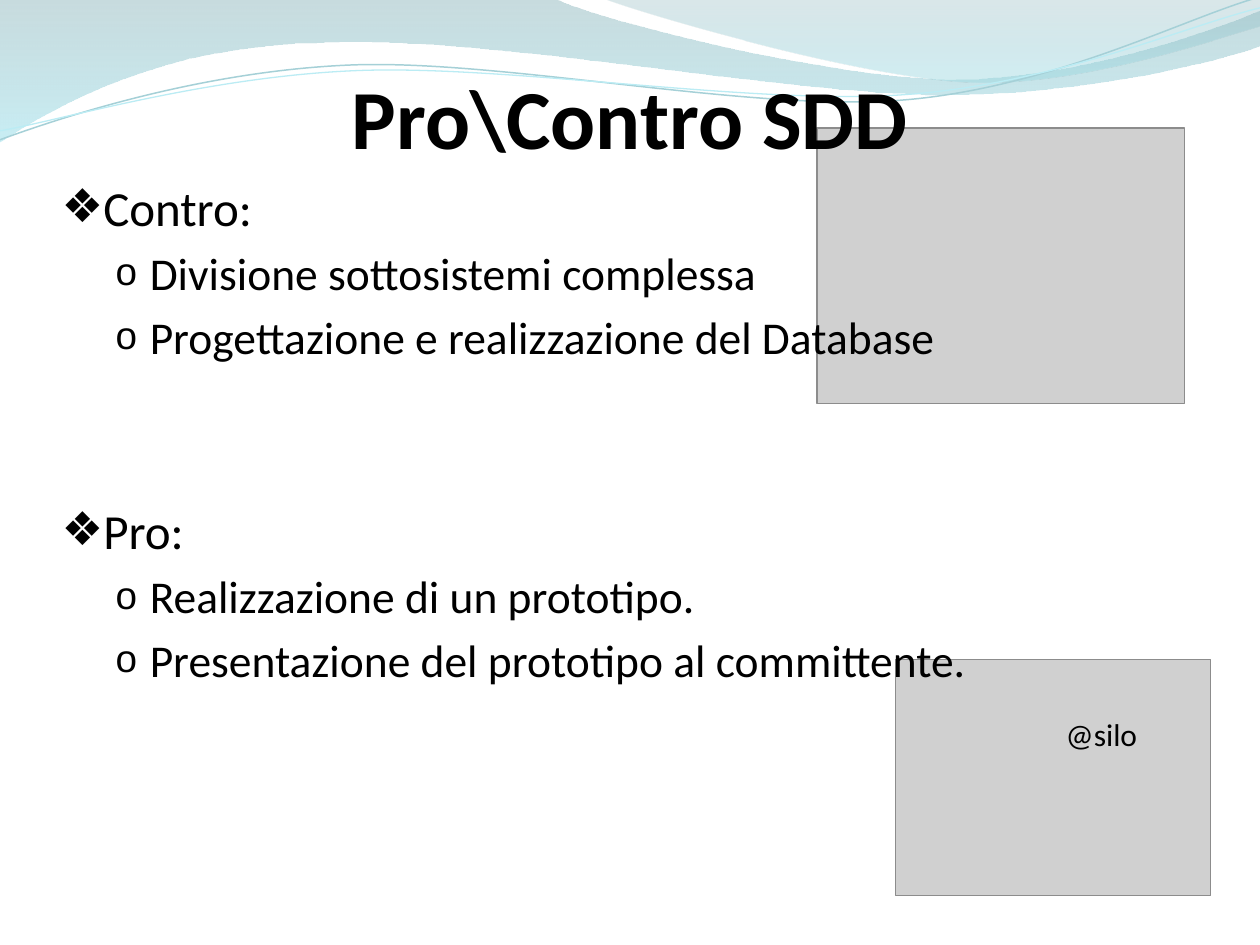
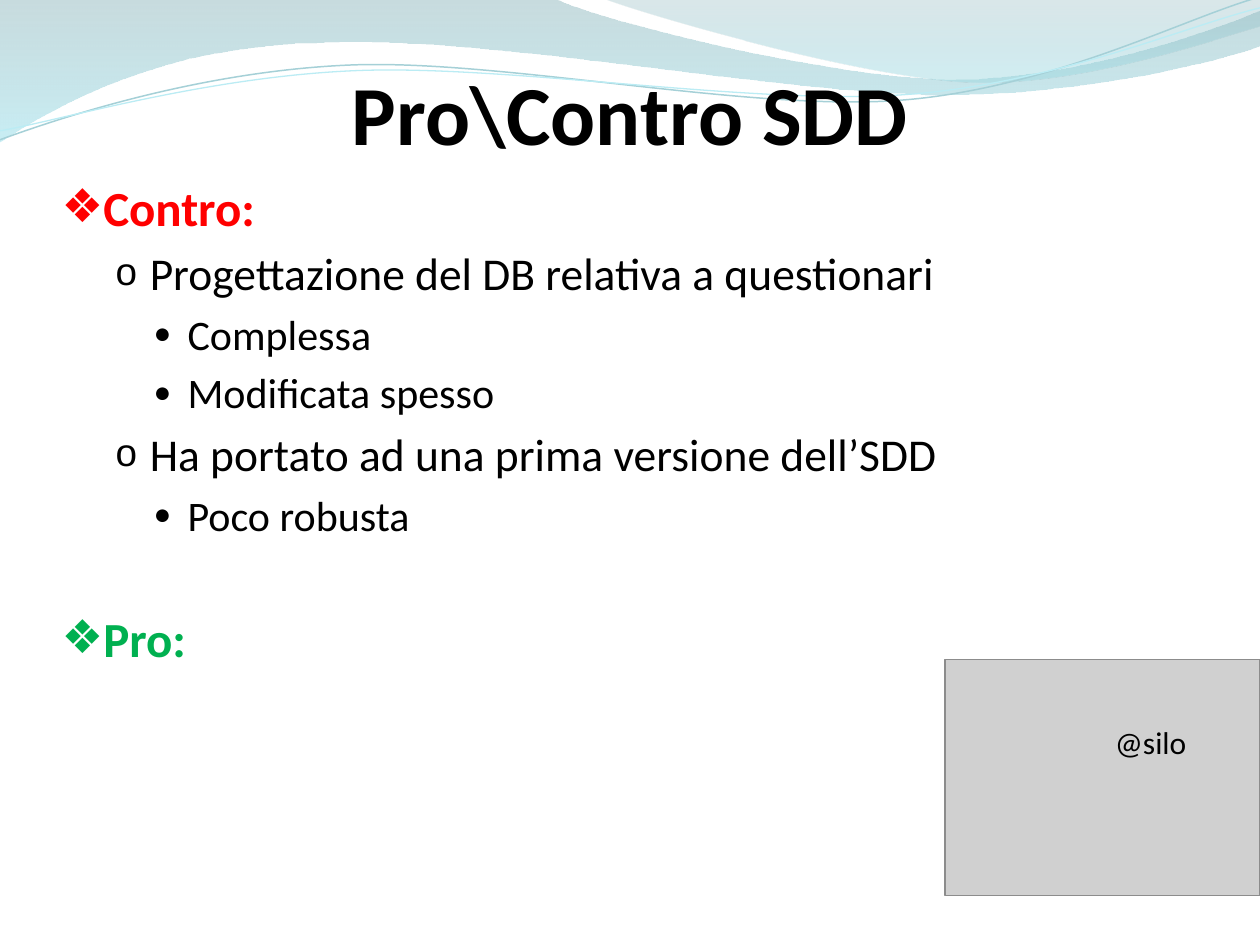
Before and after one commit to ammirate/at-silo, a slide deck: slide 14 of Presentazione/Atsilo3/Atsilo_H_PresentazioneFinale.pptx. Drawn at 1260x945 pixels with LibreOffice and Linux fonts; fonts in the diff are those of the drawing; grey boxes stand for pictures. Boxes give left, top, right and bottom in pixels: in the first picture for what was removed or moved away, otherwise in the second. Text is boxed around its words. In the diff, an @@ line names an element or a change of style, - is before the commit and + after.

```diff
--- a/Presentazione/Atsilo3/Atsilo_H_PresentazioneFinale.pptx
+++ b/Presentazione/Atsilo3/Atsilo_H_PresentazioneFinale.pptx
@@ text "Pro\Contro SDD" rewrapped from (x1=352, y1=79, x2=907, y2=168) to (x1=352, y1=76, x2=907, y2=149) @@
@@ picture removed at (x1=816, y1=129, x2=1184, y2=404) @@
@@ text at (x1=103, y1=194, x2=255, y2=658): text colour #000000 to #FF0000 in "Contro:"; bold on in "Contro:", "Pro:"; text colour #000000 to #00B050 in "Pro:" @@
@@ text at (x1=150, y1=258, x2=936, y2=532): text changed @@
-  o Divisione sottosistemi complessa
-  o Progettazione e realizzazione del Database
+  o Progettazione del DB relativa a questionari
+    ● Complessa
+    ● Modificata spesso
+  o Ha portato ad una prima versione dell’SDD
+    ● Poco robusta
@@ text at (x1=150, y1=581, x2=965, y2=688): paragraphs removed @@
-  o Realizzazione di un prototipo.
-  o Presentazione del prototipo al committente.
@@ picture moved from (x1=896, y1=659, x2=1211, y2=896) to (x1=945, y1=659, x2=1260, y2=896) @@
@@ text "@silo" moved from (x1=1066, y1=724, x2=1137, y2=750) to (x1=1115, y1=732, x2=1186, y2=758) @@
```
Also in this commit, not shown: 8 other slides changed, 5 slides added, 1 slide removed.
